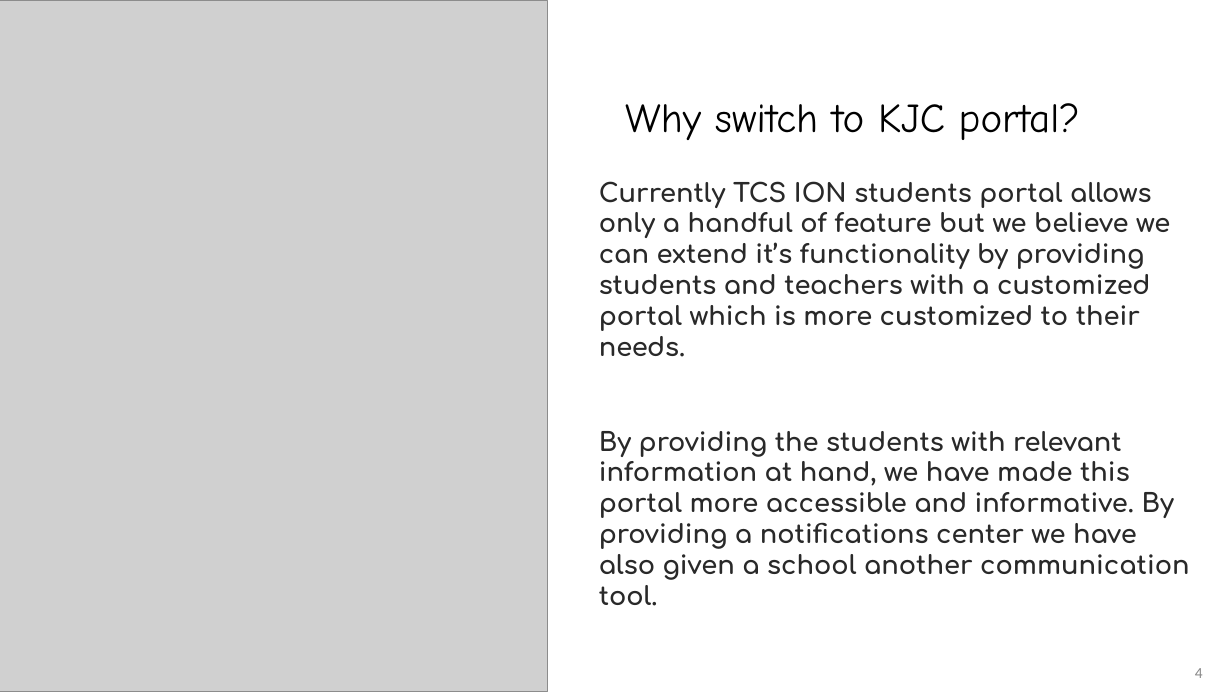
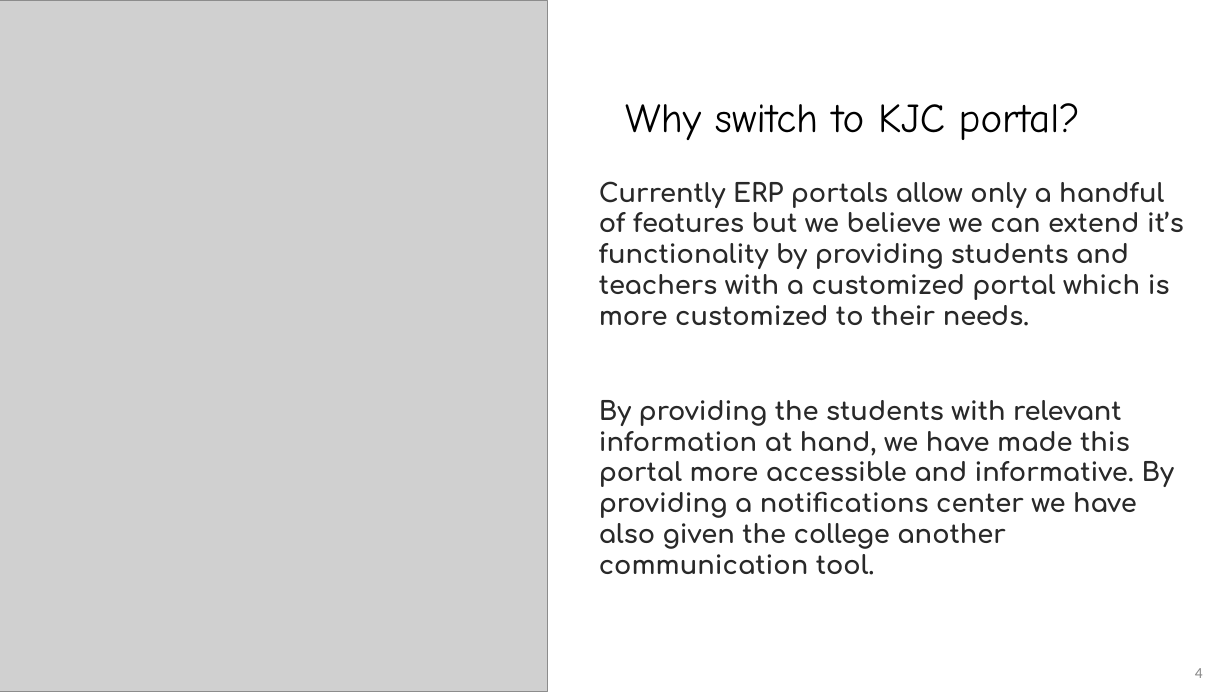
Before and after one commit to Mys7erio/students-portal, a slide deck: slide 4 of intro/Galaxia.pptx. Drawn at 1232x693 pixels with LibreOffice and Linux fonts; fonts in the diff are those of the drawing; grey boxes stand for pictures. Boxes give left, top, right and bottom in pixels: in the first picture for what was removed or moved away, otherwise in the second. Text is boxed around its words. In the diff, an @@ line names an element or a change of style, - is before the commit and + after.

```diff
--- a/intro/Galaxia.pptx
+++ b/intro/Galaxia.pptx
@@ text at [599,181,1184,575]: text changed @@
-Currently TCS ION students portal allows only a handful of feature but we believe we can extend it’s functionality by providing students and teachers with a customized portal which is more customized to their needs.
-By providing the students with relevant information at hand, we have made this portal more accessible and informative. By providing a notifications center we have also given a school another communication tool.
+Currently ERP portals allow only a handful of features but we believe we can extend it’s functionality by providing students and teachers with a customized portal which is more customized to their needs.
+By providing the students with relevant information at hand, we have made this portal more accessible and informative. By providing a notifications center we have also given the college another communication tool.
```
Also in this commit, not shown: 3 other slides changed, 2 slides removed, 13 other files.
